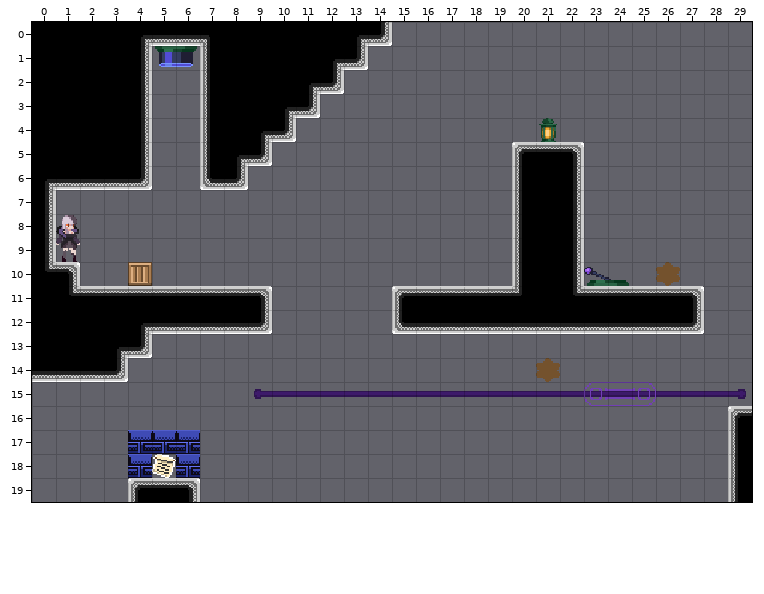
Two states of a Tiled map, Assets/maps/BookmarkLevels/4 - Courtyard/ThreePillars.tmx. Above, as it was before the edit.
Cells are 16x16 px. Shown: x 0..29, y 0..19.
The same view after the edit:
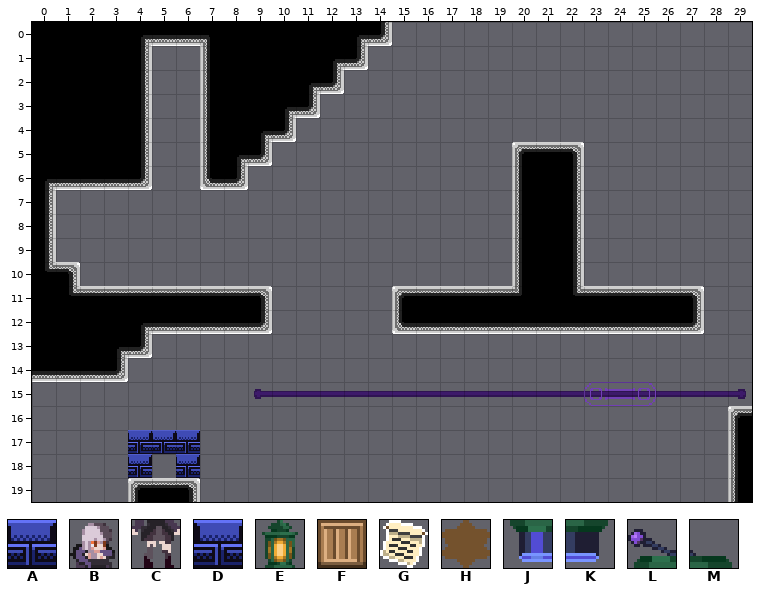
Key: from "On and off tiles blue": A 1; from "PlaceholderSprites": B 0, C 15, D 29, E 45, F 54, G 55, H 56, J 88 flipped up-down, K 89 flipped up-down, L 101, M 102.
_ is an empty cell, . an unchanged one.
Tiles of an added or newly shown layer are drawn over the layers below it.
Difference:
--- layer "ground"
@@ x 5..6 @@
- 1 JK
+ 1 __
@@ x 21..21 @@
- 4 E
+ 4 _
@@ x 1..26 @@
- 8 B.........................
- 9 C.........................
-10 ...F..................LM.H
+ 8 _.........................
+ 9 _.........................
+10 ..._..................__._
@@ x 21..21 @@
-14 H
+14 _
@@ x 4..6 @@
-17 DDD
-18 DGD
+17 ___
+18 ___
--- layer "onoff-defaulton" (added)
@@ x 4..6 @@
-17 ___
-18 _._
+17 AAA
+18 A.A
Where, in picture pixels (left, top, right, bottom), the same in both pictures:
removed: (155, 46, 197, 67)
removed: (539, 118, 557, 142)
removed: (56, 215, 80, 262)
removed: (128, 262, 152, 286)
removed: (584, 267, 629, 286)
removed: (656, 262, 680, 286)
removed: (536, 358, 560, 382)
changed: (128, 431, 200, 478)
